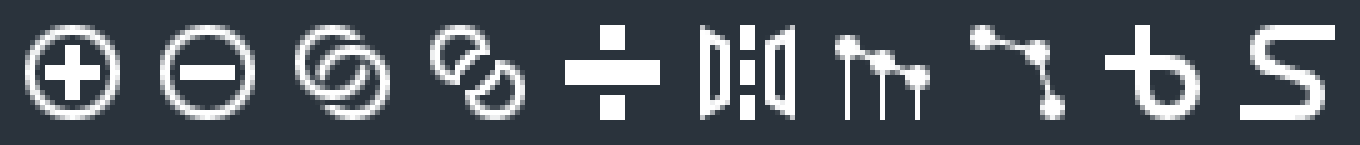
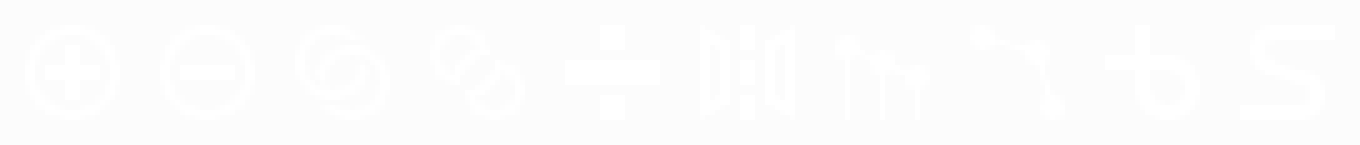
Comparing the layer stacks of the two (1360, 145) images. Changes:
hid "Слой 1" over (x1=0, y1=0, x2=1360, y2=145)
